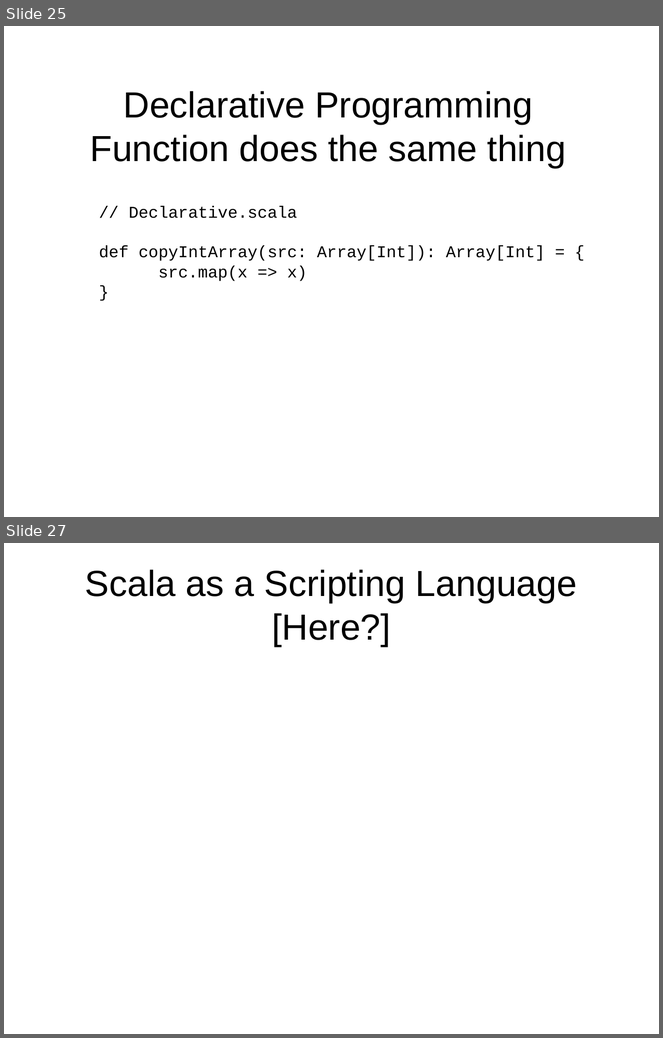
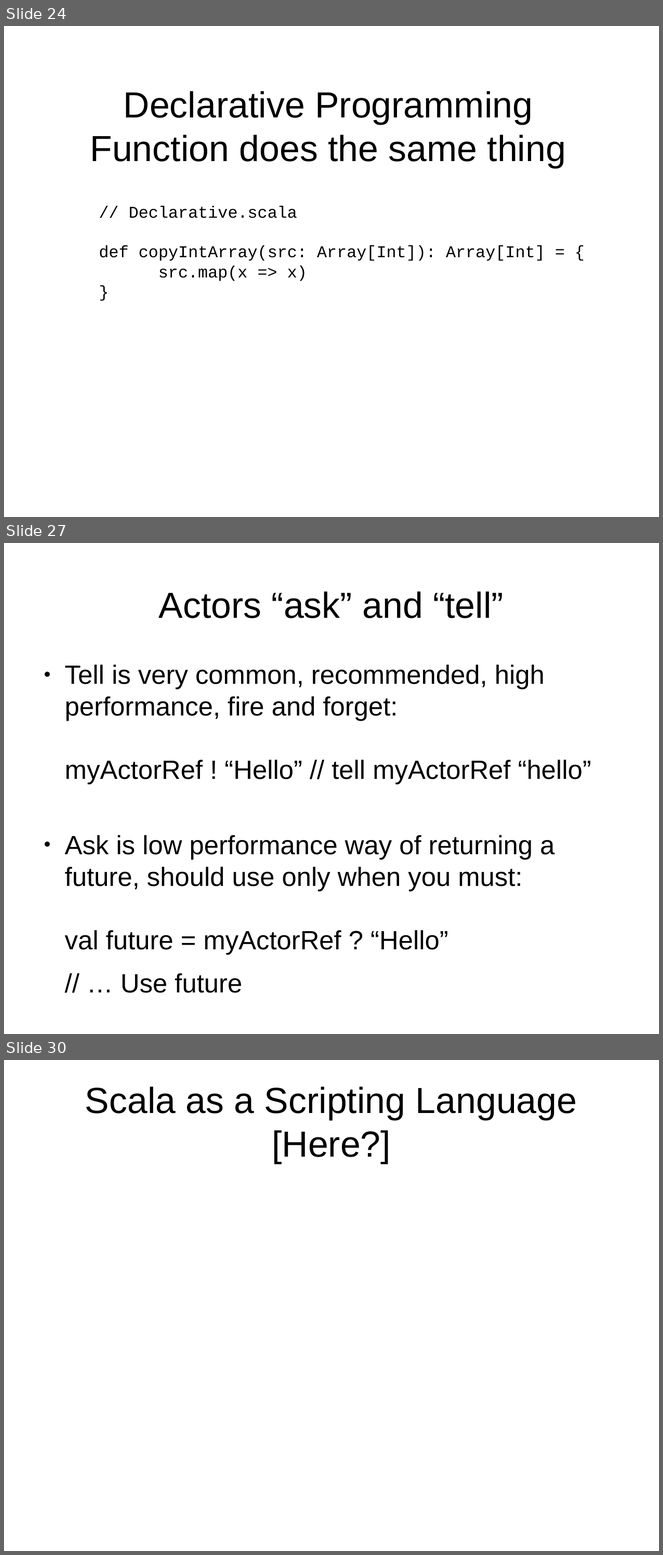
Before and after one commit to JohnLockwood/ScalaTalkSacjug, a slide deck: ScalaDecember2014.odp. Shown one above the other, each under a label of ours: slides 25 and 27 before the commit, slides 24, 27 and 30 after it; the slides between them are not shown. The pictures are 663x1038 and 663x1555 pixels, drawn with LibreOffice and Linux fonts; fonts in the diff are those of the drawing. Boxes give left, top, right and bottom in pixels: in the first picture for what was removed or moved away, otherwise in the second. Text is boxed around its words. In the diff, an @@ line names an element or a change of style, - is before the commit and + after.

```diff
--- a/ScalaDecember2014.odp
+++ b/ScalaDecember2014.odp
@@ slide 27 added at [4, 543, 659, 1034], background #FFFFFF @@
@@ title added at [159, 591, 504, 618], 44 pt, text #000000 @@
+Actors “ask” and “tell”
@@ text added at [65, 665, 592, 955], 32 pt, text #000000 @@
+● Tell is very common, recommended, high performance, fire and forget:
+  myActorRef ! “Hello” // tell myActorRef “hello”
+● Ask is low performance way of returning a future, should use only when you must:
+  val future = myActorRef ? “Hello”
+// … Use future
@@ what was slide 25 is now slide 24 @@
@@ what was slide 27 is now slide 30 @@
```
Also in this commit, not shown: 5 slides changed, 3 other slides added, 1 slide removed, 9 other files.
